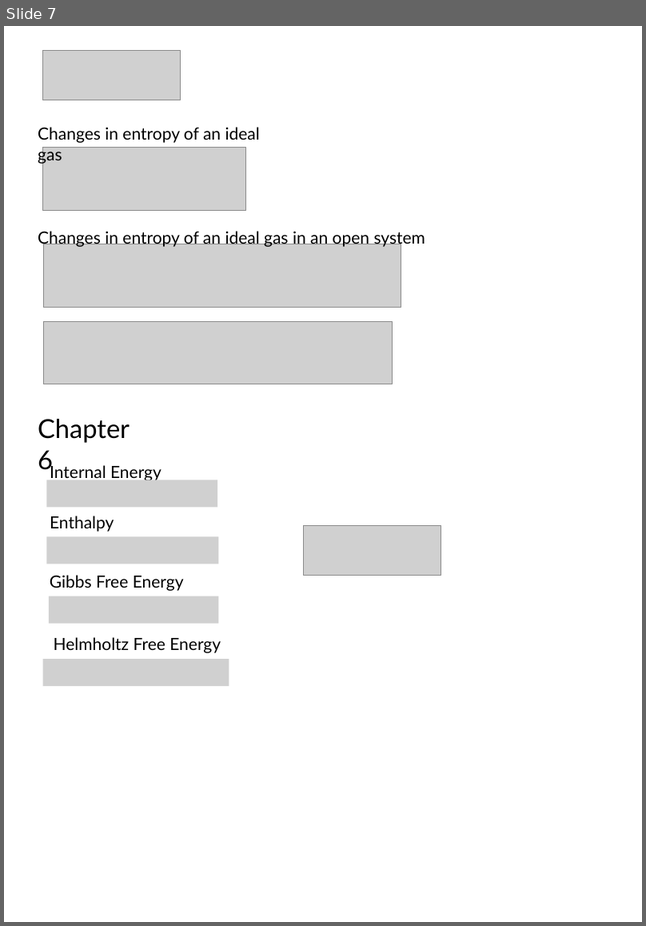
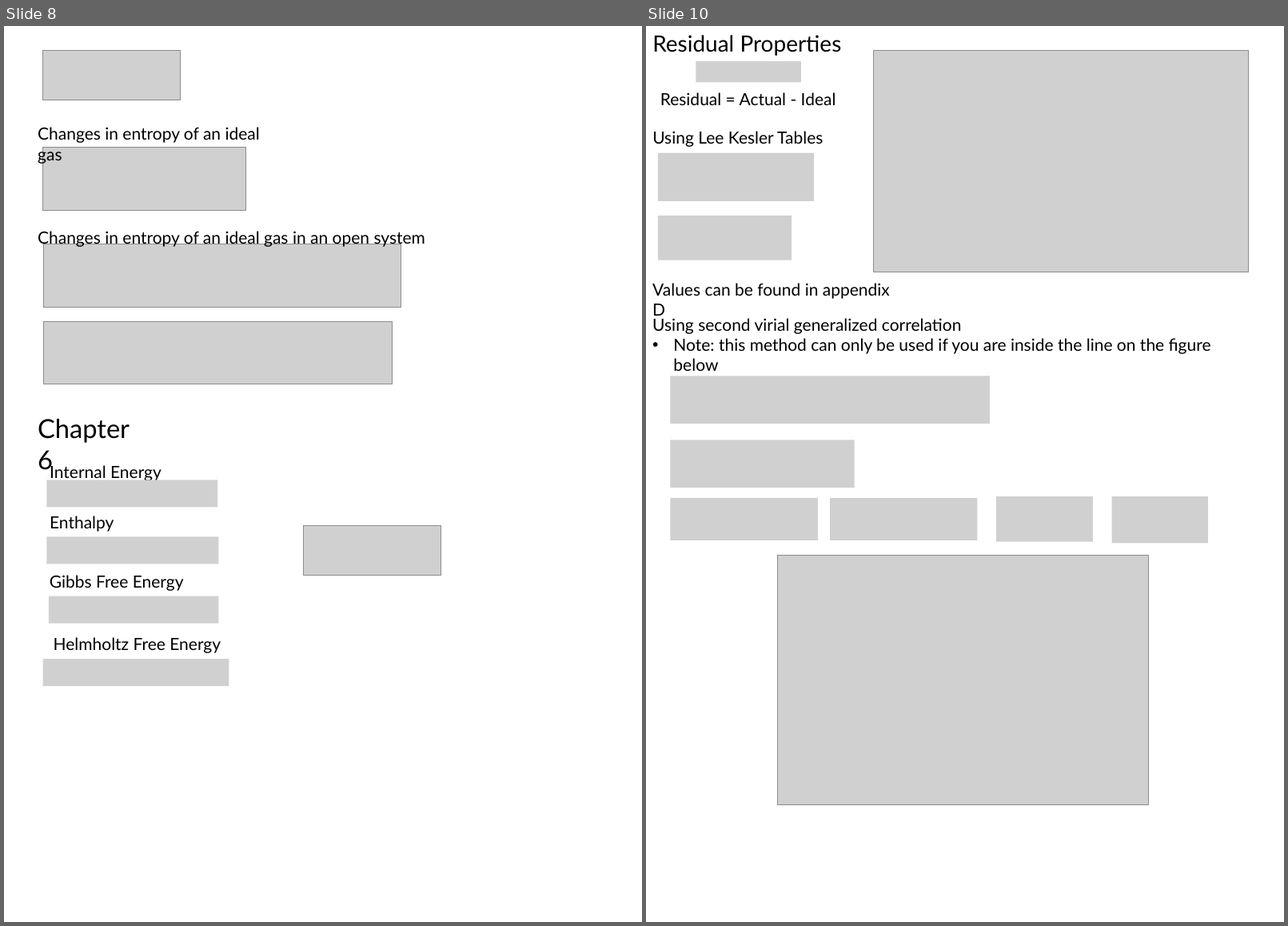
Before and after one commit to 1980s-Space-Guy/Fall24Classes, a slide deck: ThermodynamicsII.pptx. Shown side by side, each under a label of ours: slide 7 before the commit, slides 8 and 10 after it; the slides between them are not shown. The pictures are 646x926 and 1288x926 pixels, drawn with LibreOffice and Linux fonts; fonts in the diff are those of the drawing; grey boxes stand for pictures. Boxes give left, top, right and bottom in pixels: in the first picture for what was removed or moved away, otherwise in the second. Text is boxed around its words. In the diff, an @@ line names an element or a change of style, - is before the commit and + after.

```diff
--- a/ThermodynamicsII.pptx
+++ b/ThermodynamicsII.pptx
@@ slide 10 added at (x1=646, y1=26, x2=1284, y2=922), background #FFFFFF @@
@@ text added at (x1=652, y1=35, x2=842, y2=56), 24 pt, text #000000 @@
+Residual Properties
@@ picture added at (x1=696, y1=62, x2=801, y2=83) @@
@@ picture added at (x1=873, y1=51, x2=1248, y2=272) @@
@@ text added at (x1=660, y1=92, x2=836, y2=105), 18 pt, text #000000 @@
+Residual = Actual - Ideal
@@ text added at (x1=652, y1=131, x2=823, y2=147), 18 pt, text #000000 @@
+Using Lee Kesler Tables
@@ picture added at (x1=658, y1=153, x2=814, y2=201) @@
@@ picture added at (x1=658, y1=216, x2=792, y2=260) @@
@@ text added at (x1=652, y1=283, x2=890, y2=320), 18 pt, text #000000 @@
+Values can be found in appendix D
@@ text added at (x1=652, y1=318, x2=1212, y2=354), 18 pt, text #000000 @@
+Using second virial generalized correlation
+• Note: this method can only be used if you are inside the line on the figure below
@@ picture added at (x1=670, y1=376, x2=990, y2=424) @@
@@ picture added at (x1=670, y1=440, x2=854, y2=488) @@
@@ picture added at (x1=670, y1=498, x2=818, y2=540) @@
@@ picture added at (x1=830, y1=499, x2=977, y2=540) @@
@@ picture added at (x1=996, y1=496, x2=1093, y2=541) @@
@@ picture added at (x1=1112, y1=496, x2=1208, y2=543) @@
@@ picture added at (x1=778, y1=555, x2=1148, y2=804) @@
@@ what was slide 7 is now slide 8 @@
```
Also in this commit, not shown: 2 slides changed, 2 other slides added, 3 other files.
